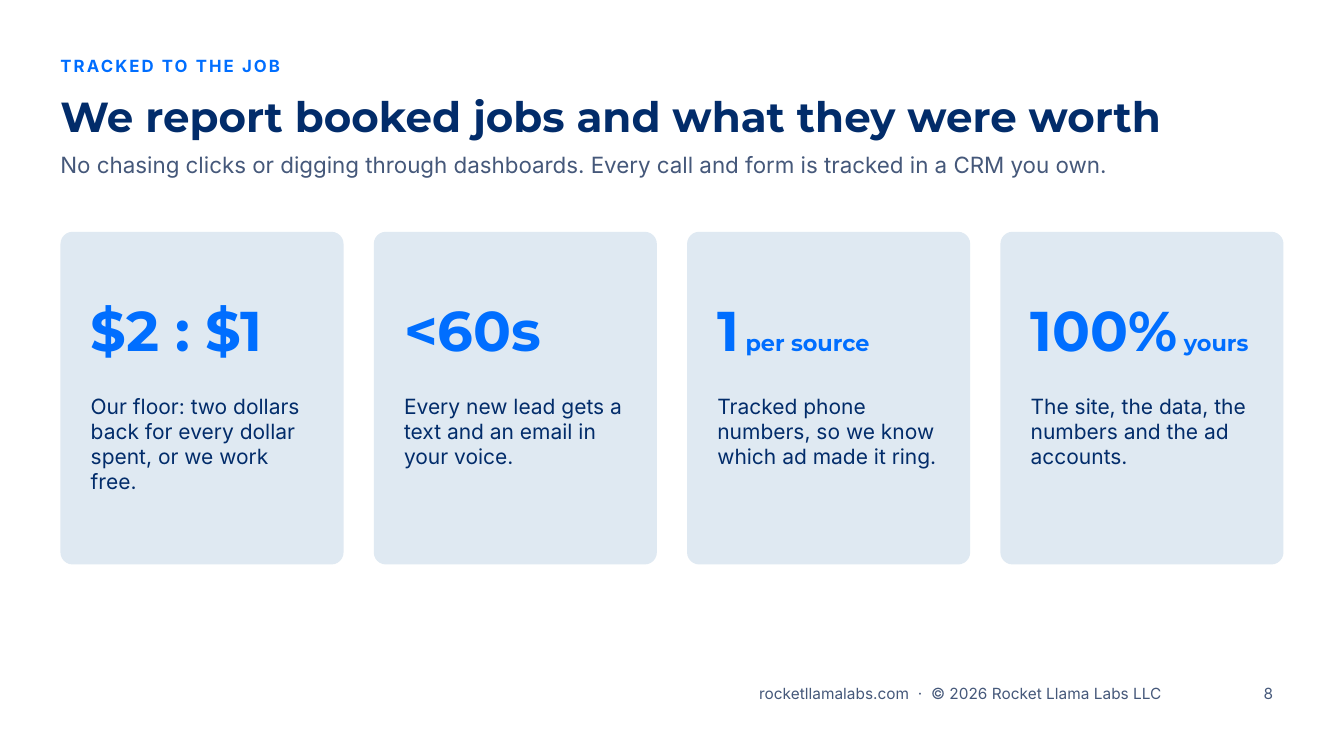
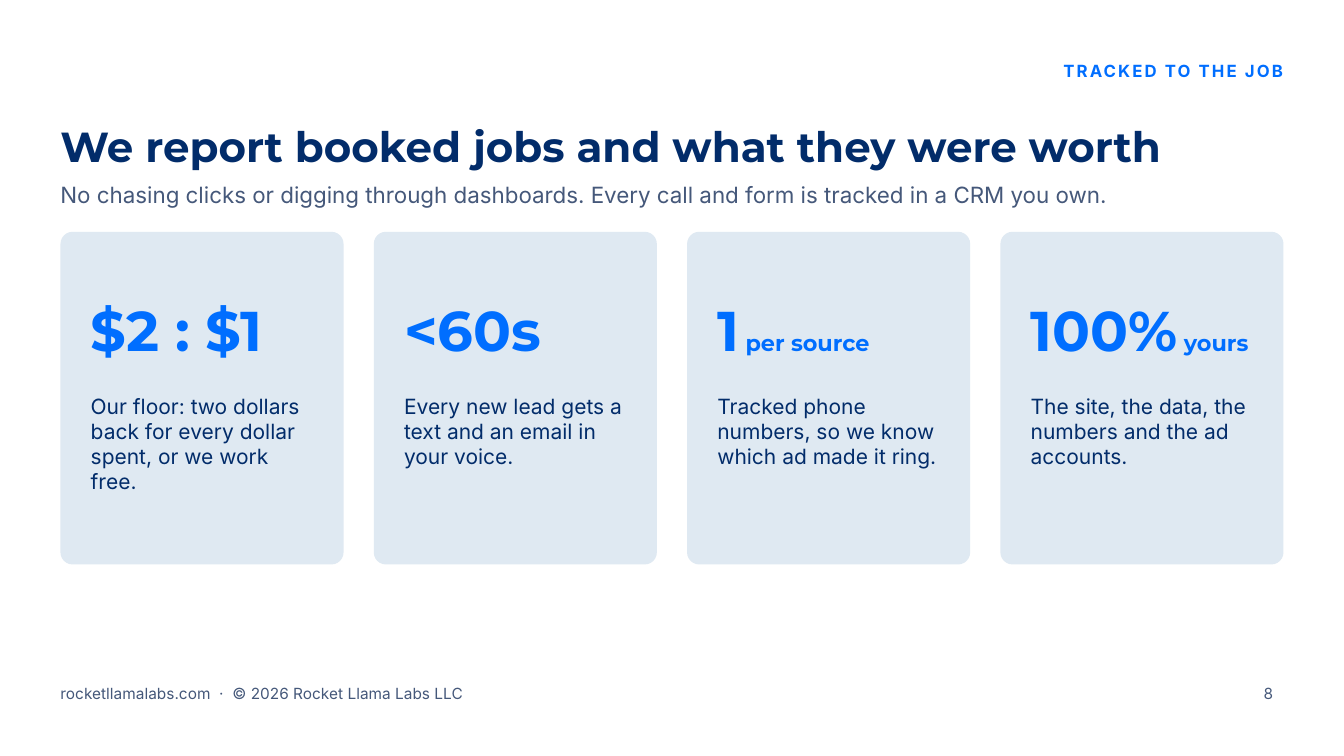
Before and after one commit to RocketLlamaLabs/rocketllama-website, a slide deck: slide 8 of public/slides/v1/rocket-llama-labs-sales-presentation-v1.pptx. Drawn at 1344x756 pixels with LibreOffice and Linux fonts; fonts in the diff are those of the drawing; background and template pictures are left out. Boxes give left, top, right and bottom in pixels: in the first picture for what was removed or moved away, otherwise in the second. Text is boxed around its words. In the diff, an @@ line names an element or a change of style, - is before the commit and + after.

```diff
--- a/public/slides/v1/rocket-llama-labs-sales-presentation-v1.pptx
+++ b/public/slides/v1/rocket-llama-labs-sales-presentation-v1.pptx
@@ text "TRACKED TO THE JOB": place and size @@
-text "TRACKED TO THE JOB" at [162,59,188,72]
+text "TRACKED TO THE JOB" at [1165,64,1191,77]
@@ text "TRACKED TO THE JOB" at [1165,64,1191,77]: alignment left to right @@
@@ title "We report booked jobs and ...": place and size @@
-title "We report booked jobs and ..." at [60,99,1161,141]
+title "We report booked jobs and ..." at [60,129,1161,171]
@@ text "No chasing clicks or digging ...": place and size @@
-text "No chasing clicks or digging ..." at [60,156,1107,178]
+text "No chasing clicks or digging ..." at [60,186,1107,208]
@@ text "rocketllamalabs.com · © 2026 Rocket ...": place and size @@
-text "rocketllamalabs.com · © 2026 Rocket ..." at [759,687,1161,699]
+text "rocketllamalabs.com · © 2026 Rocket ..." at [60,687,462,699]
@@ text "rocketllamalabs.com · © 2026 Rocket ..." at [60,687,462,699]: alignment right to left @@
```
Also in this commit, not shown: 11 other slides changed, 14 other files.
